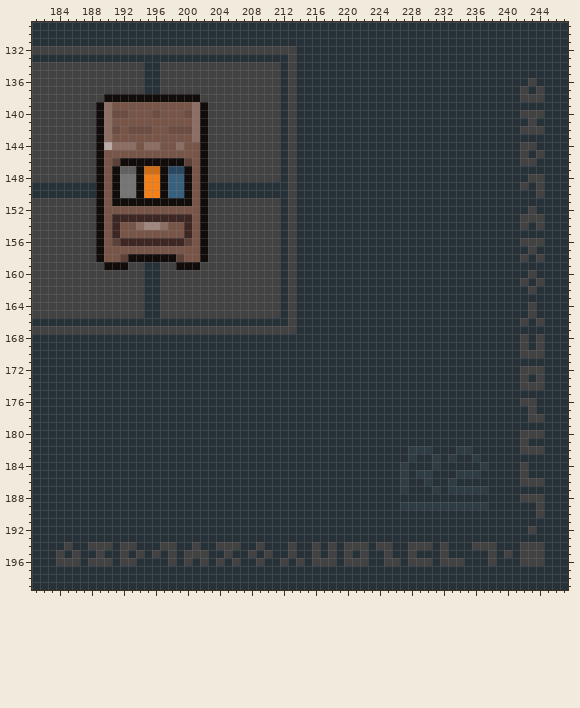
File history of a pixel-art file, works/object/object_0001.aseprite. The picture above is the old version.
248x200 pixels, 1 frame. Colours within 5 levels of each other are drawn and written as one. Shown: x 181..247, y 129..199.
New version:
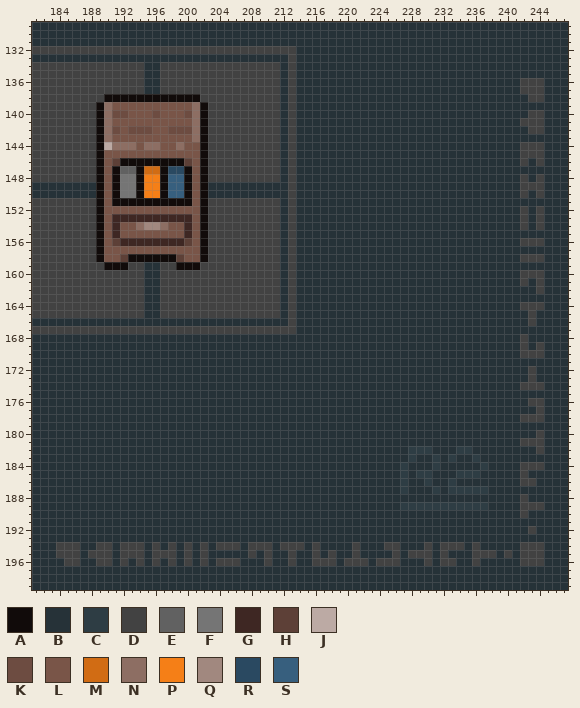
Palette (. is transparent): A #110b0a  B #263238  C #2e3d44  D #424242  E #616161  F #757575  G #3e2723  H #5d4037  J #bcaaa4  K #6d4c41  L #795548  M #d16c14  N #8d6e63  P #f57f17  Q #a1887f  R #2a4961  S #375f7e
Change:
Changed rows in their new state; - is an unchanged pixel.
Layer "bg":
first column x 242:
136 D-D
137 -D-
138 B--
140 B--
141 D-D
142 B--
144 --D
145 -D-
146 -BD
148 DB-
149 -D-
150 D--
152 DBD
153 -B-
first column x 242:
157 -B-
158 -D-
160 D-D
162 -BD
164 D-D
166 BDB
168 --B
first column x 242:
172 B-B
173 BDB
176 B-D
177 -BD
178 D--
180 BB-
181 -DD
182 BB-
184 -DD
186 --B
188 -BB
189 DD-
190 D-B
first column x 184:
194 D-D-B-----D-DB--DBD-----D-D-D-D---B-B-B-B-D-BB---DD--BB
195 -D--D-D--D---D---B---B--------------BDB--BD--DD-----DD-
196 B---B----BD-D--------D---BD-BDB---------D---BB----B-D-B
Where, in picture pixels (left, top, right, bottom), the same in both pictures:
changed: (56, 78, 544, 566)
